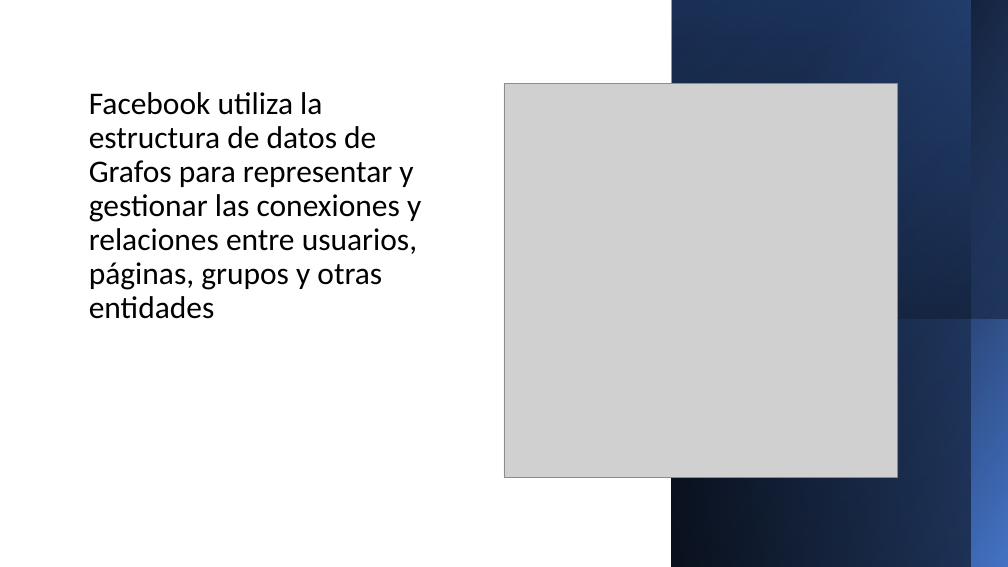
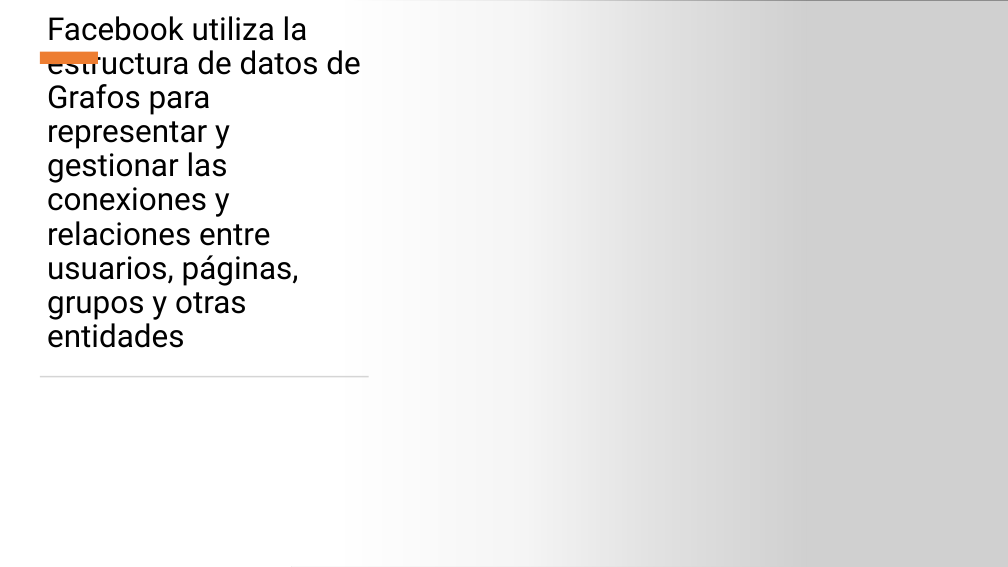
Before and after one commit to Erickhu-11/Proyecto2, a slide deck: slide 3 of Facebook.pptx (slide 2 before the commit). Drawn at 1008x567 pixels with LibreOffice and Linux fonts; fonts in the diff are those of the drawing; grey boxes stand for pictures. Boxes give left, top, right and bottom in pixels: in the first picture for what was removed or moved away, otherwise in the second. Text is boxed around its words. In the diff, an @@ line names an element or a change of style, - is before the commit and + after.

```diff
--- a/Facebook.pptx
+++ b/Facebook.pptx
@@ rectangle added at (x1=0, y1=0, x2=807, y2=567), fill gradient #FFFFFF @@
@@ title "Facebook utiliza la estructura de ..." moved from (x1=89, y1=92, x2=421, y2=319) to (x1=47, y1=16, x2=360, y2=348) @@
@@ title "Facebook utiliza la estructura de ..." at (x1=47, y1=16, x2=360, y2=348): font Calibri to Roboto; vertical alignment top to bottom @@
@@ picture resized from (x1=504, y1=84, x2=898, y2=477) to (x1=291, y1=0, x2=1008, y2=567) @@
@@ rectangle removed at (x1=671, y1=0, x2=1008, y2=567) @@
@@ rectangle removed at (x1=671, y1=0, x2=970, y2=567) @@
@@ rectangle removed at (x1=671, y1=0, x2=1008, y2=318) @@
@@ rectangle added at (x1=40, y1=52, x2=98, y2=64), fill #ED7D31 @@
@@ rectangle added at (x1=40, y1=376, x2=369, y2=377), fill #D5D5D5 @@
```
Also in this commit, not shown: 6 other slides changed, 2 slides added, 1 slide removed.
